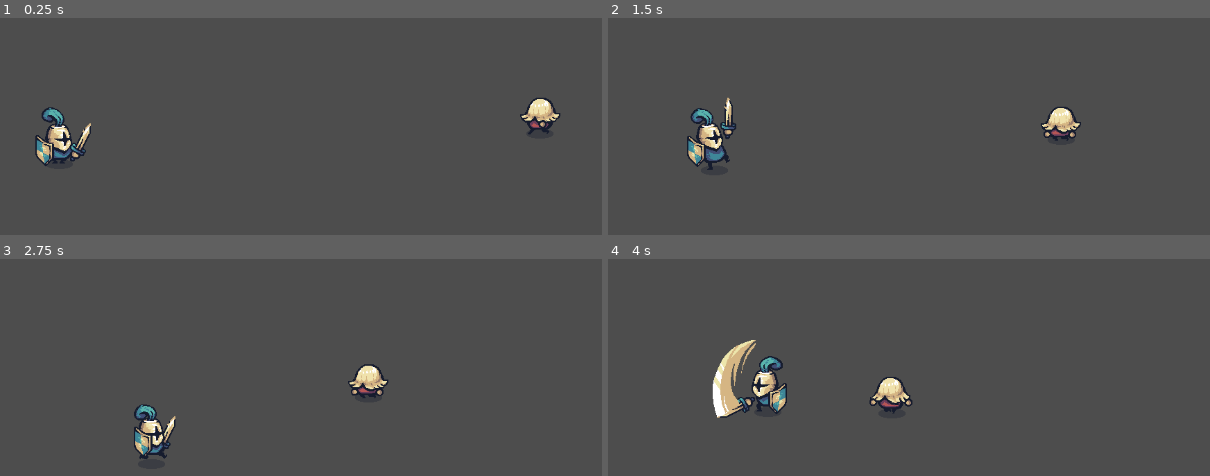
Above: before the commit, frames 1-4 (two rows, left to right).
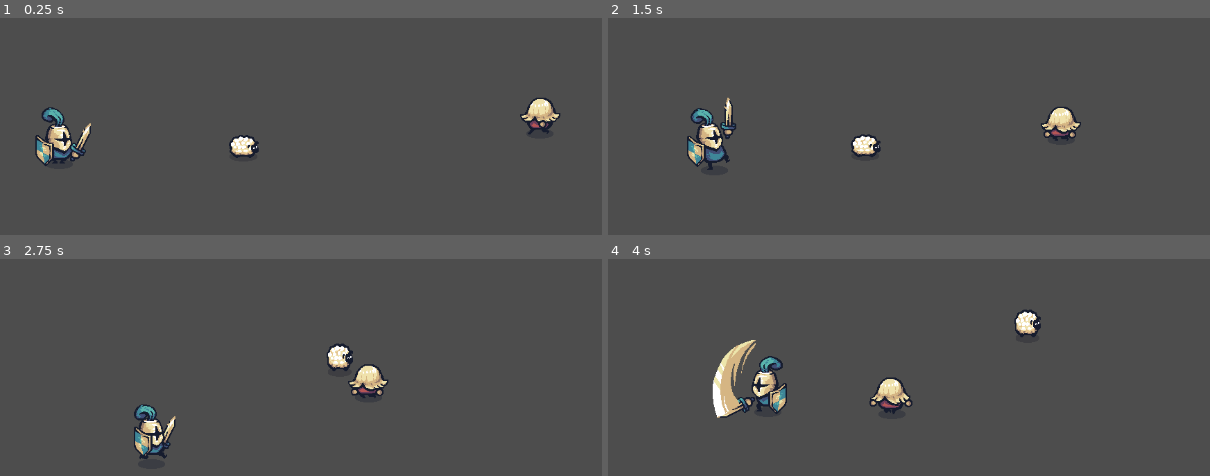
Above: after the commit, the same moments.

Repository: bluejynz/survivallike-godot
Game: Godot game, scene res://test_scenes/test_scene.tscn
The game is run twice, just before and just after one commit, with the same random seed, the same clock (stepped at 60 frames per second) and the same inputs.
Inputs (mouse positions are in pixels of both pictures, inside the frame that each line leads up to):
- Up to frame 1 (0.25 s): no input
- Up to frame 2 (1.5 s): move the mouse to (987, 219) at 0.52 s; hold D (move_right) 0.53-1.28 s; click (987, 219) at 0.6 s; move the mouse to (outside the picture) at 1.27 s; hold S (move_down) from 1.28 s (still down); click (outside the picture) at 1.35 s
- Up to frame 3 (2.75 s): move the mouse to (282, 384) at 2.02 s; release S (move_down) at 2.03 s; hold D (move_right) from 2.03 s (still down); click (282, 384) at 2.1 s
- Up to frame 4 (4 s): move the mouse to (outside the picture) at 2.77 s; release D (move_right) at 2.78 s; hold W (move_up) 2.78-3.53 s; click (outside the picture) at 2.85 s; move the mouse to (outside the picture) at 3.52 s; hold A (move_left) from 3.53 s (still down); click (outside the picture) at 3.6 s

The runs differ from the first frame. In frame 1, 0.4% of the frame differs, in the area x 38-44%, y 53-65%; in frame 2, 0.4%; in frame 3, 0.4%; in frame 4, 0.7%, in the area x 43-72%, y 23-71%.

Commit message:
creating animal run behavior

Diff:
--- /dev/null
+++ b/entities/animals/behaviors/run_from_player.gd
@@ -0,0 +1,46 @@
+extends Node
+
+@export var speed: float = 1
+
+var enemy: Enemy
+var sprite: AnimatedSprite2D
+var detection_area: Area2D
+var is_running: bool = false
+
+func _ready():
+	enemy = get_parent()
+	sprite = enemy.get_node("AnimatedSprite2D")
+	detection_area = enemy.get_node("DetectionArea")
+
+func _process(delta: float) -> void:
+	detect_player()
+	play_run_idle_animation()
+
+func _physics_process(delta: float) -> void:
+	if is_running:
+		var difference = GameManager.player_position - enemy.position
+		var input_vector = -difference.normalized()
+		enemy.velocity = input_vector * speed * 100
+
+		if input_vector.x > 0:
+			sprite.flip_h = false
+		elif input_vector.x < 0:
+			sprite.flip_h = true
+
+		is_running = true;
+		enemy.move_and_slide()
+
+func detect_player() -> void:
+	var areas = detection_area.get_overlapping_areas()
+	for area in areas:
+		if area.is_in_group("player"):
+			is_running = true;
+		else:
+			is_running = false;
+		print("Detected: ", is_running)
+
+func play_run_idle_animation() -> void:
+	if is_running:
+		sprite.play("run")
+	else:
+		sprite.play("idle")
--- /dev/null
+++ b/entities/animals/sheep.tscn
@@ -0,0 +1,149 @@
+[gd_scene load_steps=22 format=3 uid="uid://b0585uwog8yts"]
+
+[ext_resource type="Script" path="res://entities/enemies/enemy.gd" id="1_m042j"]
+[ext_resource type="Texture2D" uid="uid://7wikkhu31ck2" path="res://addons/Tiny Swords (Update 010)/Resources/Sheep/HappySheep_Bouncing.png" id="3_mnt3k"]
+[ext_resource type="Texture2D" uid="uid://66vk0ev7sgfh" path="res://addons/Tiny Swords (Update 010)/Resources/Sheep/HappySheep_Idle.png" id="4_u1ttg"]
+[ext_resource type="Script" path="res://entities/animals/behaviors/run_from_player.gd" id="5_kfe0h"]
+
+[sub_resource type="AtlasTexture" id="AtlasTexture_km1um"]
+atlas = ExtResource("4_u1ttg")
+region = Rect2(0, 0, 128, 128)
+
+[sub_resource type="AtlasTexture" id="AtlasTexture_gjwhb"]
+atlas = ExtResource("4_u1ttg")
+region = Rect2(128, 0, 128, 128)
+
+[sub_resource type="AtlasTexture" id="AtlasTexture_hh3xs"]
+atlas = ExtResource("4_u1ttg")
+region = Rect2(256, 0, 128, 128)
+
+[sub_resource type="AtlasTexture" id="AtlasTexture_h2koc"]
+atlas = ExtResource("4_u1ttg")
+region = Rect2(384, 0, 128, 128)
+
+[sub_resource type="AtlasTexture" id="AtlasTexture_vurki"]
+atlas = ExtResource("4_u1ttg")
+region = Rect2(512, 0, 128, 128)
+
+[sub_resource type="AtlasTexture" id="AtlasTexture_s50rg"]
+atlas = ExtResource("4_u1ttg")
+region = Rect2(640, 0, 128, 128)
+
+[sub_resource type="AtlasTexture" id="AtlasTexture_gft7u"]
+atlas = ExtResource("4_u1ttg")
+region = Rect2(768, 0, 128, 128)
+
+[sub_resource type="AtlasTexture" id="AtlasTexture_1h122"]
+atlas = ExtResource("4_u1ttg")
+region = Rect2(896, 0, 128, 128)
+
+[sub_resource type="AtlasTexture" id="AtlasTexture_ibx6k"]
+atlas = ExtResource("3_mnt3k")
+region = Rect2(0, 0, 128, 128)
+
+[sub_resource type="AtlasTexture" id="AtlasTexture_5wr53"]
+atlas = ExtResource("3_mnt3k")
+region = Rect2(128, 0, 128, 128)
+
+[sub_resource type="AtlasTexture" id="AtlasTexture_mjxp7"]
+atlas = ExtResource("3_mnt3k")
+region = Rect2(256, 0, 128, 128)
+
+[sub_resource type="AtlasTexture" id="AtlasTexture_4x7yc"]
+atlas = ExtResource("3_mnt3k")
+region = Rect2(384, 0, 128, 128)
+
+[sub_resource type="AtlasTexture" id="AtlasTexture_emtf3"]
+atlas = ExtResource("3_mnt3k")
+region = Rect2(512, 0, 128, 128)
+
+[sub_resource type="AtlasTexture" id="AtlasTexture_j5vne"]
+atlas = ExtResource("3_mnt3k")
+region = Rect2(640, 0, 128, 128)
+
+[sub_resource type="SpriteFrames" id="SpriteFrames_0bjyo"]
+animations = [{
+"frames": [{
+"duration": 1.0,
+"texture": SubResource("AtlasTexture_km1um")
+}, {
+"duration": 1.0,
+"texture": SubResource("AtlasTexture_gjwhb")
+}, {
+"duration": 1.0,
+"texture": SubResource("AtlasTexture_hh3xs")
+}, {
+"duration": 1.0,
+"texture": SubResource("AtlasTexture_h2koc")
+}, {
+"duration": 1.0,
+"texture": SubResource("AtlasTexture_vurki")
+}, {
+"duration": 1.0,
+"texture": SubResource("AtlasTexture_s50rg")
+}, {
+"duration": 1.0,
+"texture": SubResource("AtlasTexture_gft7u")
+}, {
+"duration": 1.0,
+"texture": SubResource("AtlasTexture_1h122")
+}],
+"loop": true,
+"name": &"idle",
+"speed": 10.0
+}, {
+"frames": [{
+"duration": 1.0,
+"texture": SubResource("AtlasTexture_ibx6k")
+}, {
+"duration": 1.0,
+"texture": SubResource("AtlasTexture_5wr53")
+}, {
+"duration": 1.0,
+"texture": SubResource("AtlasTexture_mjxp7")
+}, {
+"duration": 1.0,
+"texture": SubResource("AtlasTexture_4x7yc")
+}, {
+"duration": 1.0,
+"texture": SubResource("AtlasTexture_emtf3")
+}, {
+"duration": 1.0,
+"texture": SubResource("AtlasTexture_j5vne")
+}],
+"loop": true,
+"name": &"run",
+"speed": 5.0
+}]
+
+[sub_resource type="CapsuleShape2D" id="CapsuleShape2D_at5xd"]
+radius = 19.0
+height = 38.0
+
+[sub_resource type="CircleShape2D" id="CircleShape2D_qhtxv"]
+radius = 89.4986
+
+[node name="Sheep" type="CharacterBody2D" groups=["animals", "enemies"]]
+motion_mode = 1
+script = ExtResource("1_m042j")
+health = 6
+
+[node name="AnimatedSprite2D" type="AnimatedSprite2D" parent="."]
+position = Vector2(0, -17)
+sprite_frames = SubResource("SpriteFrames_0bjyo")
+animation = &"run"
+autoplay = "idle"
+
+[node name="CollisionShape2D" type="CollisionShape2D" parent="."]
+position = Vector2(0, -16)
+shape = SubResource("CapsuleShape2D_at5xd")
+
+[node name="RunFromPlayer" type="Node" parent="."]
+script = ExtResource("5_kfe0h")
+
+[node name="DetectionArea" type="Area2D" parent="."]
+
+[node name="CollisionShape2D" type="CollisionShape2D" parent="DetectionArea"]
+position = Vector2(0, -16)
+shape = SubResource("CircleShape2D_qhtxv")
+debug_color = Color(0.485342, 0.580921, 0.269931, 0)
--- a/enemies/pawn.tscn
+++ b/entities/enemies/pawn.tscn
@@ -1,8 +1,8 @@
 [gd_scene load_steps=13 format=3 uid="uid://ditvc7kdt2d8i"]
 
 [ext_resource type="Texture2D" uid="uid://dcmu5ajncil7y" path="res://addons/Tiny Swords (Update 010)/Factions/Knights/Troops/Pawn/Red/Pawn_Red.png" id="1_5mkyo"]
-[ext_resource type="Script" path="res://enemies/behaviors/follow_player.gd" id="1_x7y2v"]
-[ext_resource type="Script" path="res://enemies/enemy.gd" id="1_y81ao"]
+[ext_resource type="Script" path="res://entities/enemies/behaviors/follow_player.gd" id="1_x7y2v"]
+[ext_resource type="Script" path="res://entities/enemies/enemy.gd" id="1_y81ao"]
 [ext_resource type="PackedScene" uid="uid://crkwf674sdxf2" path="res://misc/skull.tscn" id="2_17tck"]
 
 [sub_resource type="AtlasTexture" id="AtlasTexture_pruve"]
--- a/player/player.tscn
+++ b/player/player.tscn
@@ -272,7 +272,7 @@
 }
 autoplay = "idle"
 
-[node name="SwordArea" type="Area2D" parent="."]
+[node name="SwordArea" type="Area2D" parent="." groups=["player"]]
 
 [node name="CollisionShape2D" type="CollisionShape2D" parent="SwordArea"]
 position = Vector2(0, -30)
--- a/test_scenes/test_scene.tscn
+++ b/test_scenes/test_scene.tscn
@@ -1,7 +1,9 @@
-[gd_scene load_steps=3 format=3 uid="uid://dypu3gc04p13r"]
+[gd_scene load_steps=5 format=3 uid="uid://dypu3gc04p13r"]
 
 [ext_resource type="PackedScene" uid="uid://cc3abgevaik7x" path="res://player/player.tscn" id="1_7v838"]
-[ext_resource type="PackedScene" uid="uid://ditvc7kdt2d8i" path="res://enemies/pawn.tscn" id="2_gmh2n"]
+[ext_resource type="PackedScene" uid="uid://ditvc7kdt2d8i" path="res://entities/enemies/pawn.tscn" id="2_gmh2n"]
+[ext_resource type="PackedScene" uid="uid://b0585uwog8yts" path="res://entities/animals/sheep.tscn" id="3_br5bx"]
+[ext_resource type="PackedScene" uid="uid://crkwf674sdxf2" path="res://misc/skull.tscn" id="4_o7pvk"]
 
 [node name="Node2D" type="Node2D"]
 
@@ -10,3 +12,7 @@
 
 [node name="Pawn" parent="." instance=ExtResource("2_gmh2n")]
 position = Vector2(1087, 167)
+
+[node name="Sheep" parent="." instance=ExtResource("3_br5bx")]
+position = Vector2(635, 202)
+death_prefab = ExtResource("4_o7pvk")
Renamed: enemies/behaviors/follow_player.gd -> entities/enemies/behaviors/follow_player.gd
Renamed: enemies/enemy.gd -> entities/enemies/enemy.gd
